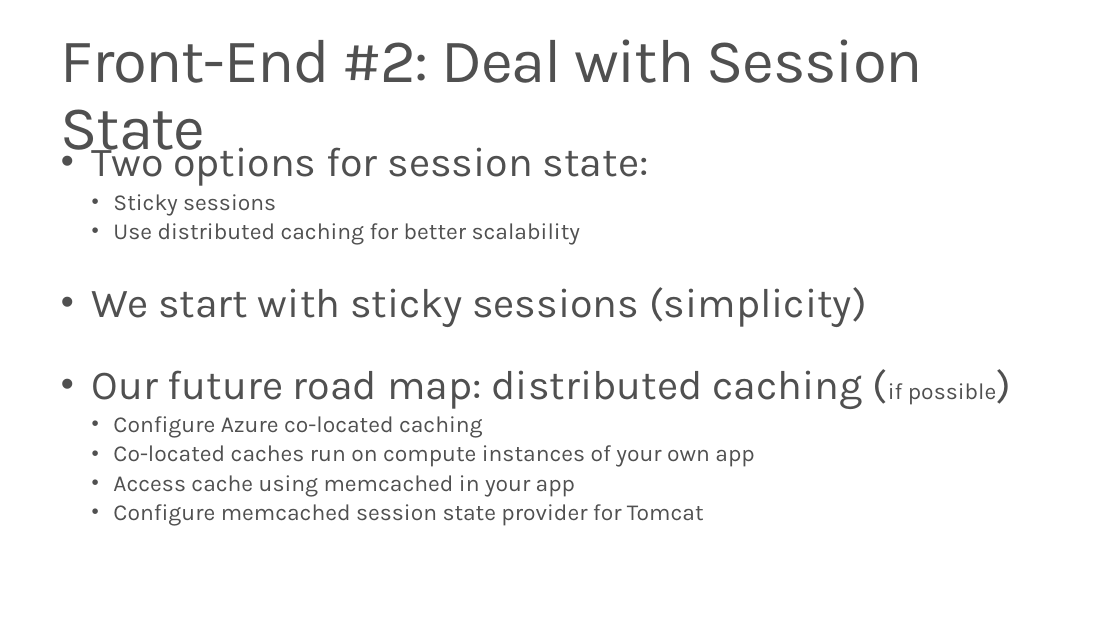
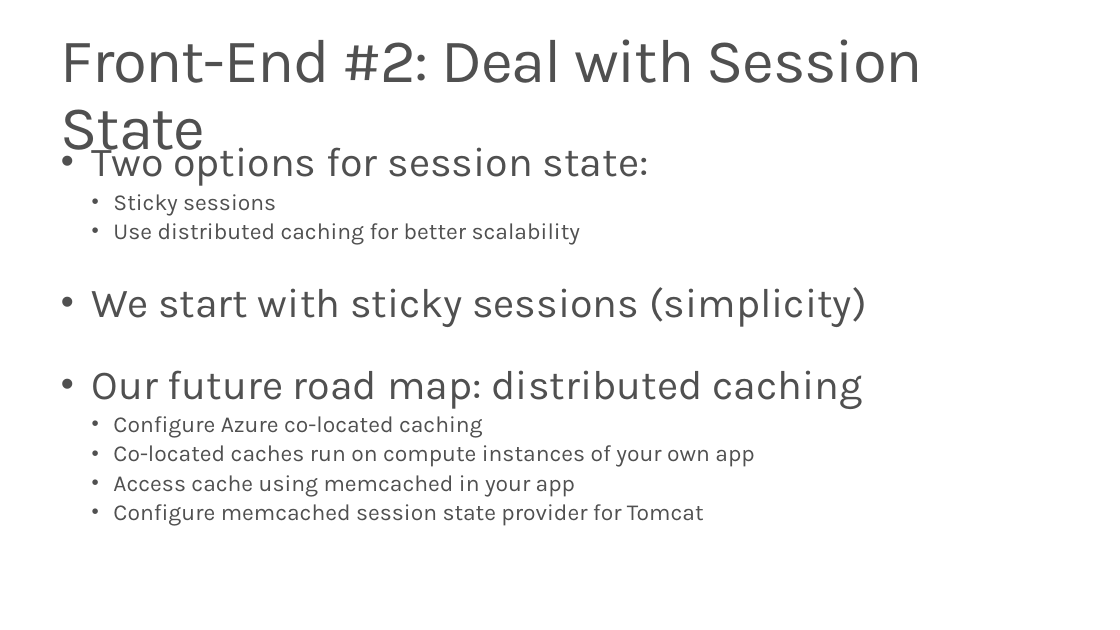
Before and after one commit to JMayrbaeurl/GotoZurich2013JavaOnAzureSample, a slide deck: slide 18 of Java, NoSQL and Windows Azure.pptx. Drawn at 1120x630 pixels with LibreOffice and Linux fonts; fonts in the diff are those of the drawing; background and template pictures are left out. Boxes give left, top, right and bottom in pixels: in the first picture for what was removed or moved away, otherwise in the second. Text is boxed around its words. In the diff, an @@ line names an element or a change of style, - is before the commit and + after.

```diff
--- a/Java, NoSQL and Windows Azure.pptx
+++ b/Java, NoSQL and Windows Azure.pptx
@@ text at (x1=92, y1=370, x2=862, y2=409): text changed @@
-• Our future road map: distributed caching (if possible)
+• Our future road map: distributed caching
```
Also in this commit, not shown: 11 other slides changed, 3 slides added, 1 slide removed.
